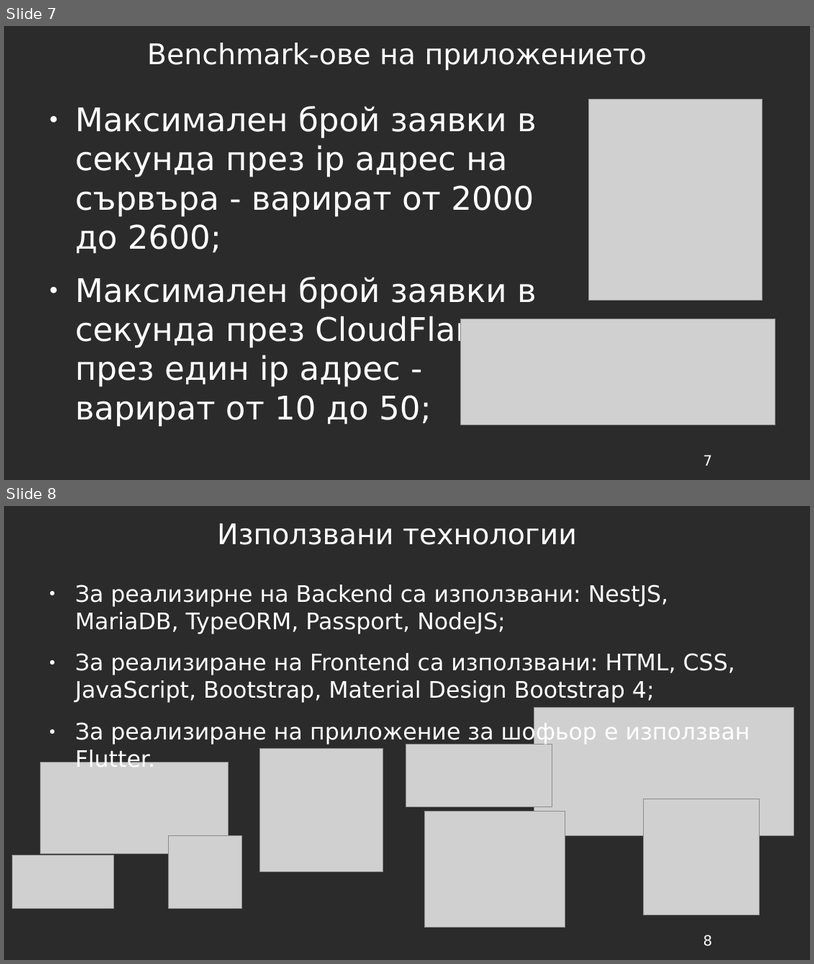
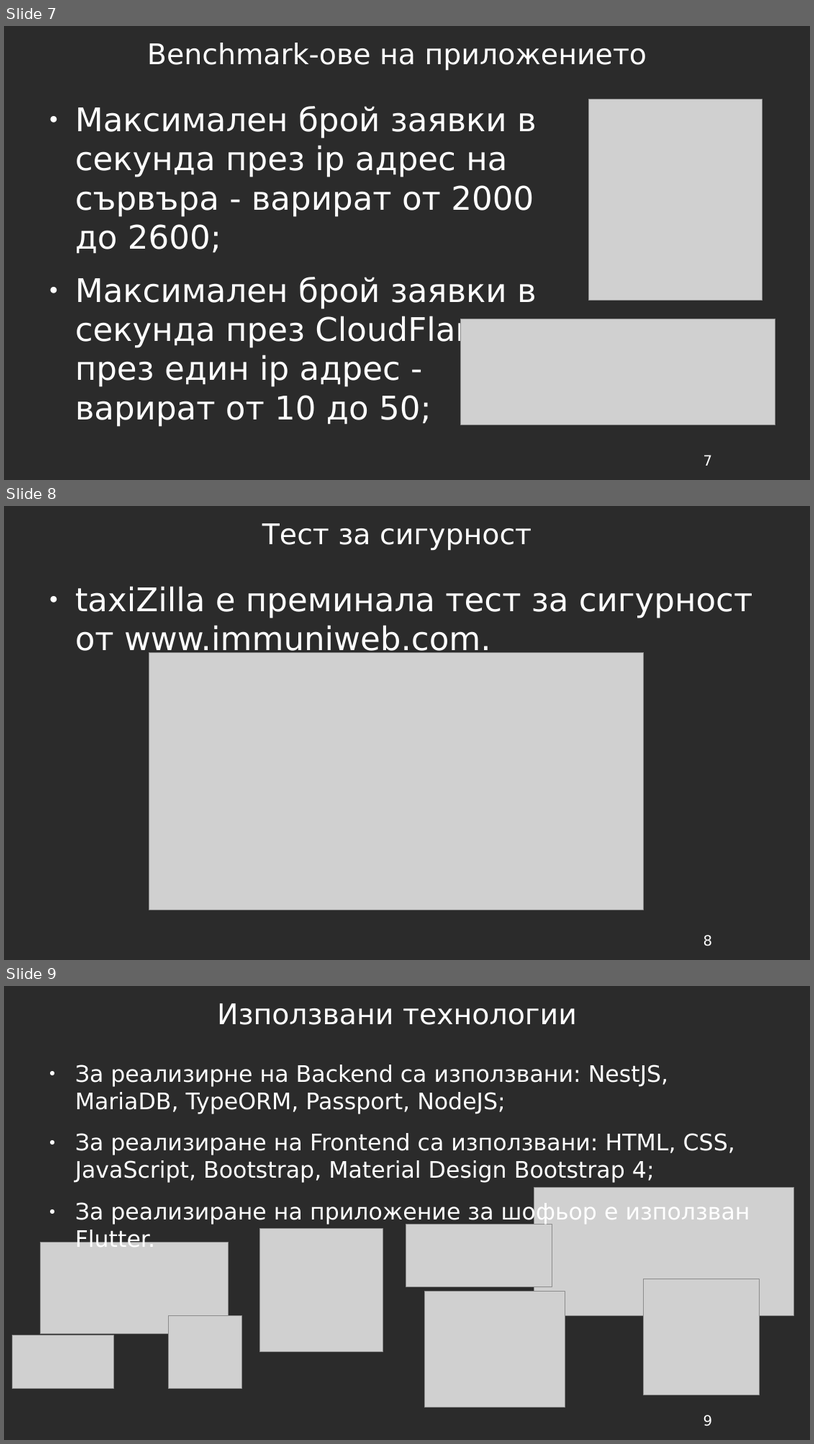
Before and after one commit to delyan-boychev/taxiZilla, a slide deck: documents/taxiZilla-Presentation.odp. Shown one above the other, each under a label of ours: slides 7 and 8 before the commit, slides 7, 8 and 9 after it. The pictures are 814x964 and 814x1444 pixels, drawn with LibreOffice and Linux fonts; fonts in the diff are those of the drawing; grey boxes stand for pictures; background and template pictures are left out; a plain dark background stands for a picture behind light text. Boxes give left, top, right and bottom in pixels: in the first picture for what was removed or moved away, otherwise in the second. Text is boxed around its words. In the diff, an @@ line names an element or a change of style, - is before the commit and + after.

Commit message:
Fixed presentation

```diff
--- a/documents/taxiZilla-Presentation.odp
+++ b/documents/taxiZilla-Presentation.odp
@@ slide 8 added at bbox=[4, 506, 810, 960], background picture (left out); not listed: 1 template element that a slide beside it also shows @@
@@ title added at bbox=[262, 523, 532, 551], 28 pt, text #FFFFFF @@
+Тест за сигурност
@@ text added at bbox=[75, 586, 753, 658], 32 pt, text #FFFFFF @@
+● taxiZilla е преминала тест за сигурност от www.immuniweb.com.
@@ picture added at bbox=[149, 652, 644, 910] @@
@@ what was slide 8 is now slide 9 @@
@@ page number at bbox=[704, 1414, 713, 1426]: text changed @@
-8
+9
```
Also in this commit, not shown: 1 slide changed, 3 other files.
